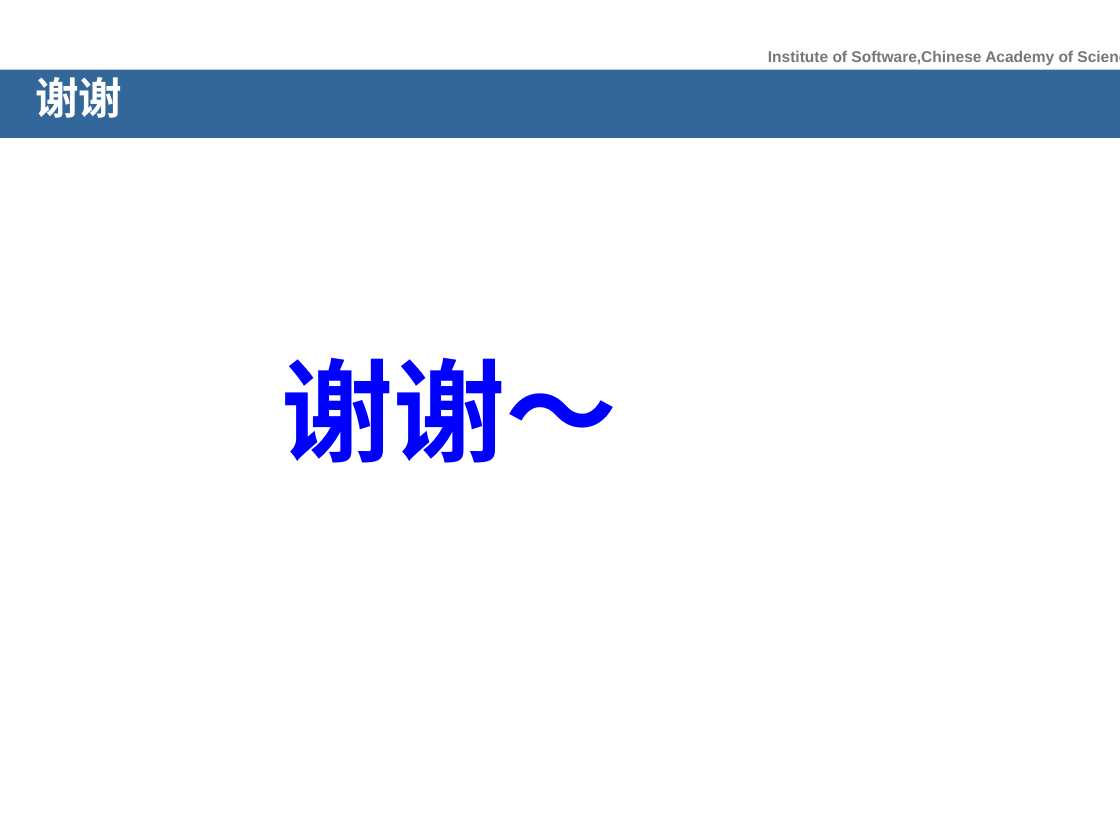
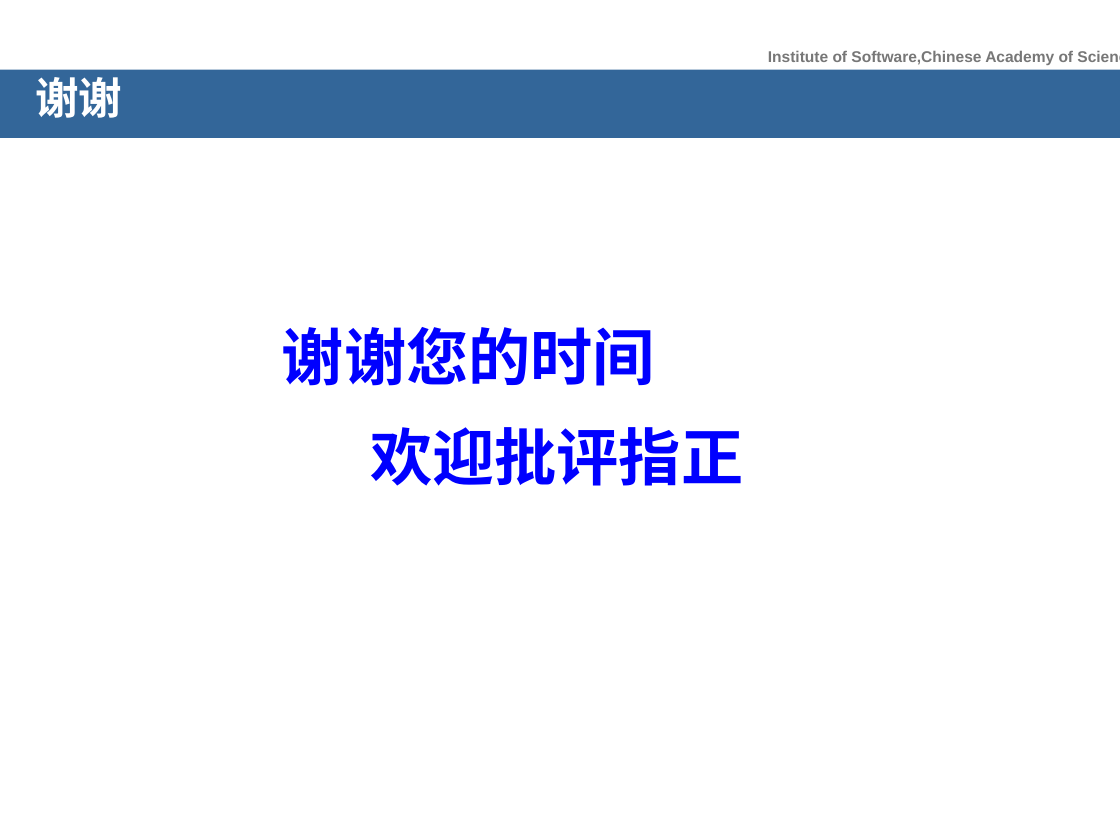
Before and after one commit to songxiaoyuan/MyOrdinaryFiles, a slide deck: slide 22 of 开题报告/开题报告_宋小远.ppt. Drawn at 1120x840 pixels with LibreOffice and Linux fonts; fonts in the diff are those of the drawing; background and template pictures are left out. Boxes give left, top, right and bottom in pixels: in the first picture for what was removed or moved away, otherwise in the second. Text is boxed around its words. In the diff, an @@ line names an element or a change of style, - is before the commit and + after.

```diff
--- a/开题报告/开题报告_宋小远.ppt
+++ b/开题报告/开题报告_宋小远.ppt
@@ text at bbox=[282, 327, 743, 486]: text changed; size 72 to 40 pt @@
-  谢谢～
+  谢谢您的时间
+  欢迎批评指正
```
Also in this commit, not shown: 7 other slides changed, 12 slides added, 12 slides removed, 15 other files.
